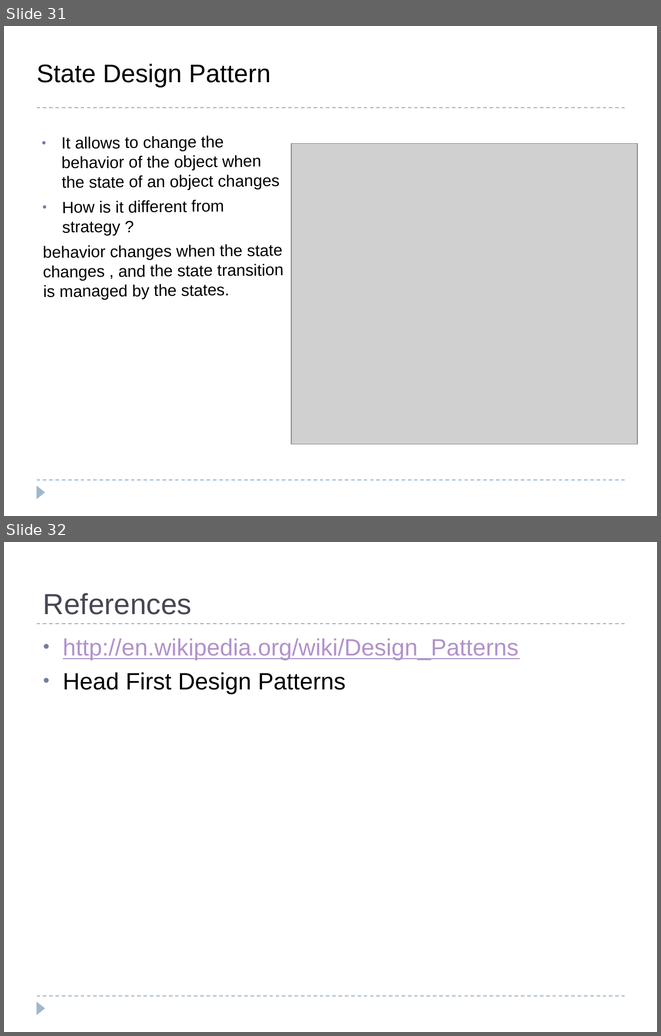
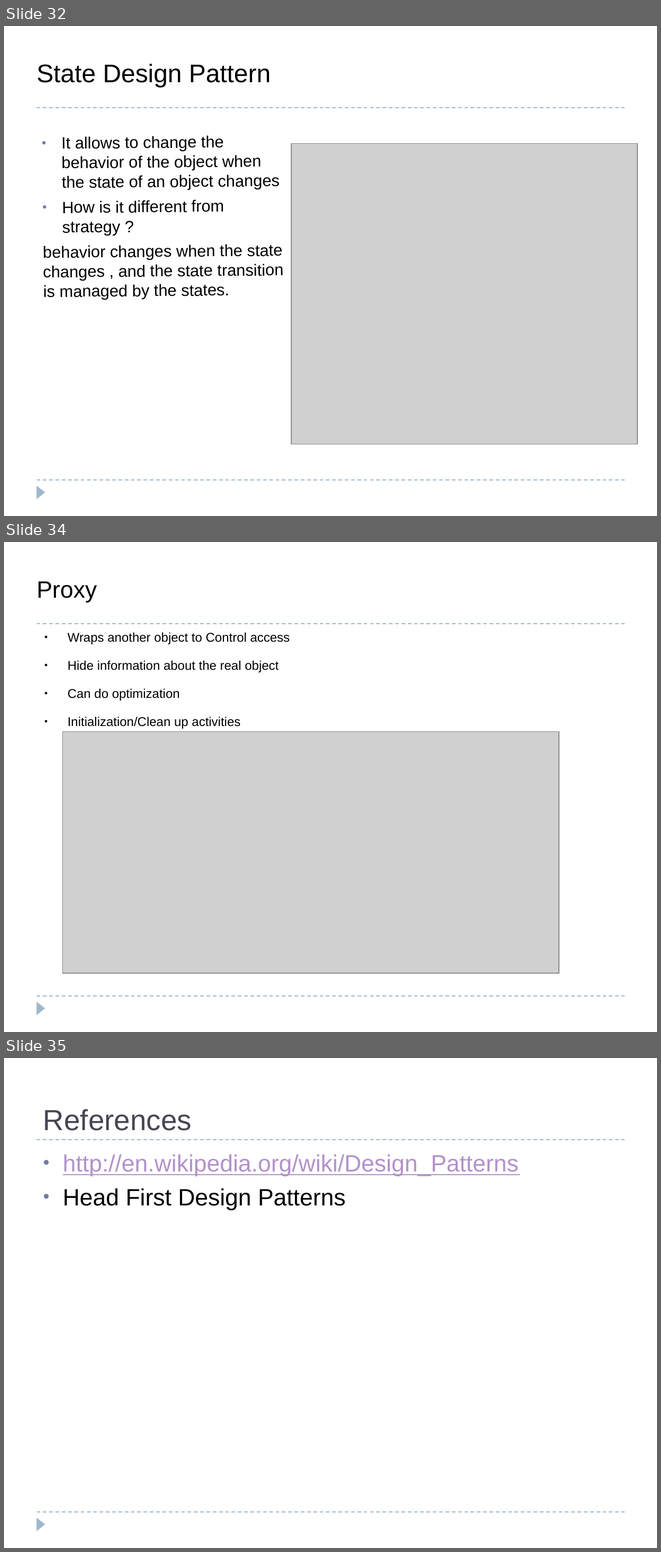
Before and after one commit to bpcrao/purnacode, a slide deck: ppts/Design Patterns.odp. Shown one above the other, each under a label of ours: slides 31 and 32 before the commit, slides 32, 34 and 35 after it; the slides between them are not shown. The pictures are 661x1036 and 661x1552 pixels, drawn with LibreOffice and Linux fonts; fonts in the diff are those of the drawing; grey boxes stand for pictures. Boxes give left, top, right and bottom in pixels: in the first picture for what was removed or moved away, otherwise in the second. Text is boxed around its words. In the diff, an @@ line names an element or a change of style, - is before the commit and + after.

```diff
--- a/ppts/Design Patterns.odp
+++ b/ppts/Design Patterns.odp
@@ slide 34 added at <box>4,542,657,1032</box>, background #FFFFFF; not listed: 3 template elements that a slide beside it also shows @@
@@ title added at <box>37,581,97,602</box>, 26 pt, text #000000 @@
+Proxy
@@ text added at <box>68,632,290,729</box>, 14 pt, text #000000 @@
+● Wraps another object to Control access
+● Hide information about the real object
+● Can do optimization
+● Initialization/Clean up activities
@@ picture added at <box>63,731,559,973</box> @@
@@ what was slide 31 is now slide 32 @@
@@ what was slide 32 is now slide 35 @@
```
Also in this commit, not shown: 1 slide changed, 2 other slides added.
